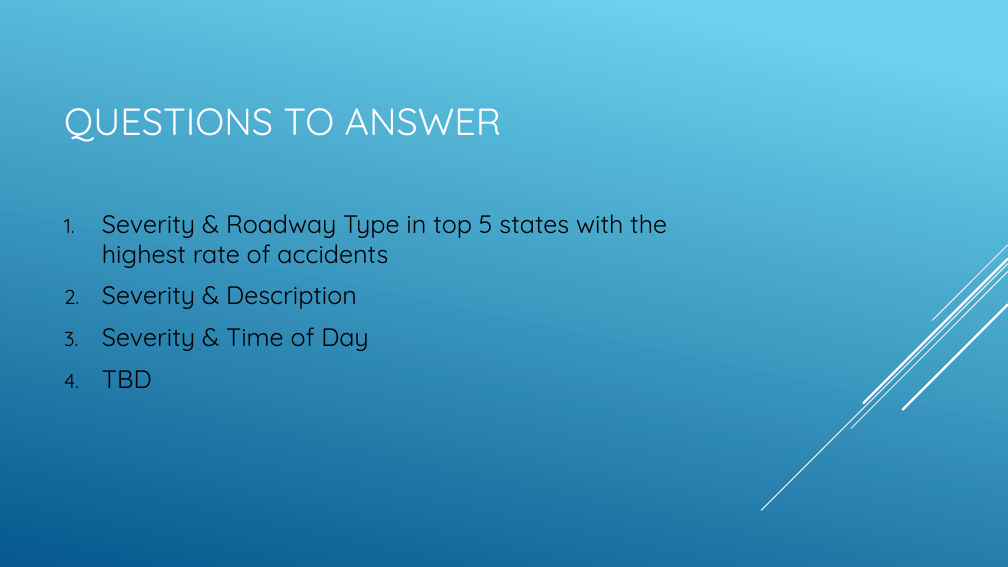
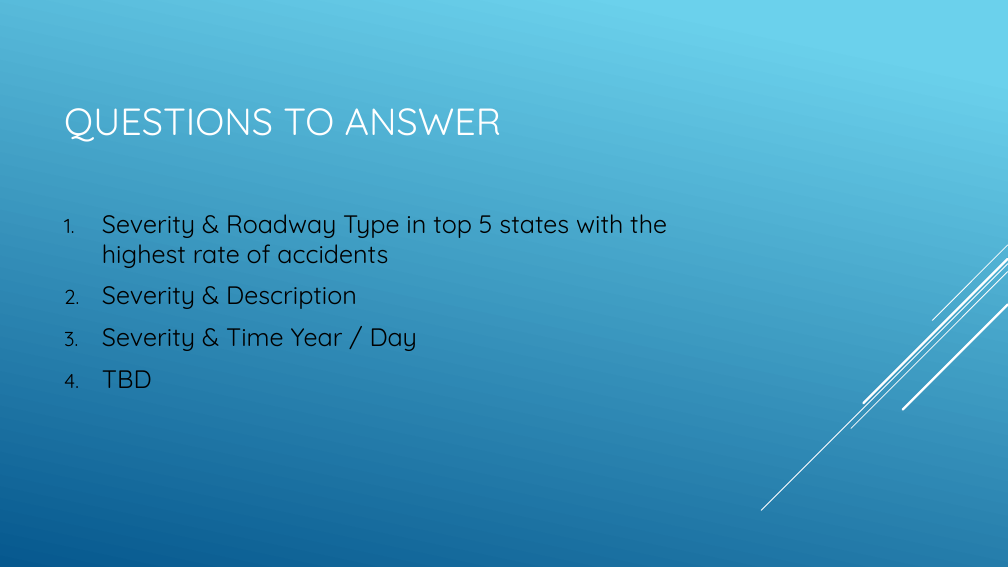
Before and after one commit to jyoo18/csc369FinalProject, a slide deck: slide 3 of slides.pptx. Drawn at 1008x567 pixels with LibreOffice and Linux fonts; fonts in the diff are those of the drawing. Boxes give left, top, right and bottom in pixels: in the first picture for what was removed or moved away, otherwise in the second. Text is boxed around its words. In the diff, an @@ line names an element or a change of style, - is before the commit and + after.

```diff
--- a/slides.pptx
+++ b/slides.pptx
@@ text at bbox=[102, 328, 417, 351]: text changed @@
-3. Severity & Time of Day
+3. Severity & Time Year / Day
```
Also in this commit, not shown: 1 other slide changed, 7 slides added, 1 slide removed.
